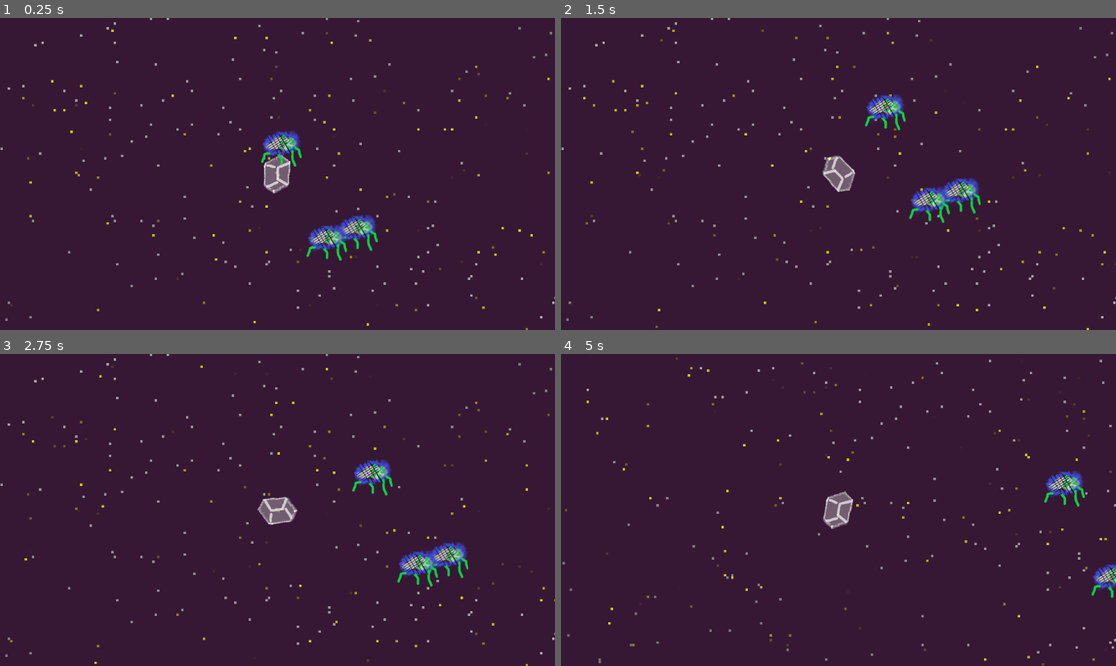
Above: before the commit, frames 1-4 (two rows, left to right).
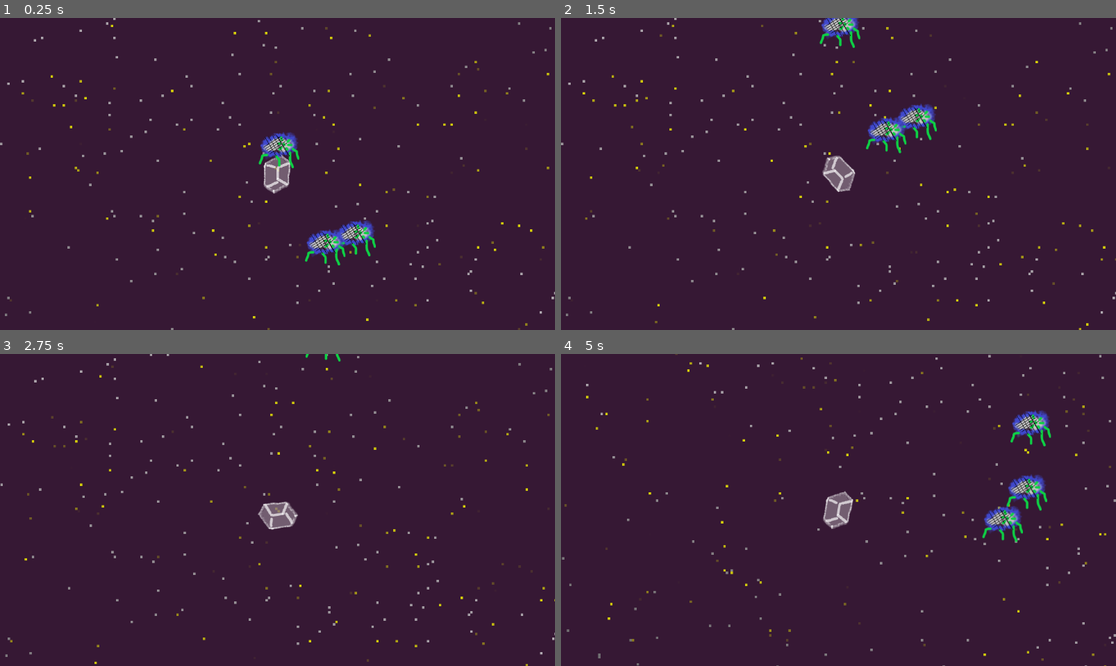
Above: after the commit, the same moments.

Repository: minicago/shika
Game: Godot game, scene res://tests/world test/world Test.tscn
The game is run twice, just before and just after one commit, with the same random seed, the same clock (stepped at 60 frames per second) and the same inputs.
Inputs (mouse positions are in pixels of both pictures, inside the frame that each line leads up to):
- Up to frame 1 (0.25 s): no input
- Up to frame 2 (1.5 s): move the mouse to (960, 158) at 0.52 s; press the mouse at (960, 158) at 0.53 s; hold Right (right) 0.53-1.28 s; move the mouse to (727, 189) at 1.27 s; release the mouse at (727, 189) at 1.28 s; hold Down (down) from 1.28 s (still down); click (727, 189) at 1.35 s
- Up to frame 3 (2.75 s): move the mouse to (333, 441) at 2.02 s; release Down (down) at 2.03 s; press the mouse at (333, 441) at 2.03 s; hold Right (right) from 2.03 s (still down)
- Up to frame 4 (5 s): move the mouse to (810, 572) at 2.77 s; release Right (right) at 2.78 s; release the mouse at (810, 572) at 2.78 s; hold Up (up) 2.78-3.53 s; click (810, 572) at 2.85 s; move the mouse to (1005, 556) at 3.52 s; press the mouse at (1005, 556) at 3.53 s; hold Left (left) from 3.53 s (still down); move the mouse to (672, 463) at 4.27 s; release the mouse at (672, 463) at 4.28 s; click (672, 463) at 4.35 s

The runs differ from the first frame. In frame 1, 3.4% of the frame differs, in the area x 0-100%, y 0-100%; in frame 2, 4.5%; in frame 3, 1.9%; in frame 4, 3.8%.

Commit message:
change AI

Diff:
--- a/scripts/function/objs/home.gd
+++ b/scripts/function/objs/home.gd
@@ -4,6 +4,7 @@
 func bump_info_init():
 	bump_info_append("collider", lowlevel)
 	bump_info_append("type","home")
+	bump_info_append("once", true)
 
 static func _static_init():
 	Register_table.obj_type["home"] = Home_function
--- a/scripts/function/objs/monster.gd
+++ b/scripts/function/objs/monster.gd
@@ -2,18 +2,27 @@
 class_name Monster_function
 
 static func follow_AI(_self:Monster_function ,delta):
-	_self.toward = _self.toward.rotated(delta)
+	if _self.cool_down_check(delta , 2.0) > 0:
+		var world:World = _self.get_father()
+		var rider_pos = world.get_rider().get_obj_position()
+		_self.toward = (rider_pos - _self.position ).normalized()
 	pass
+
+	if _self.cool_down_check(delta , 1.0):
+		_self.speed = Vector2(500.0,0) - _self.speed
+
 
 func AI_init():
 	AI_append("follow")
-	speed = Vector2(100.0,0)
 
+func bump_handler_init():
+	bump_handler_append("box")
 
 func bump_info_init():
 	bump_info_append("collider", lowlevel)
+	bump_info_append("box", 10.0)
 	bump_info_append("type","monster")
-	bump_info_append("once",false)
+	#bump_info_append("once",false)
 
 static func _static_init():
 	Register_table.obj_type["monster"] = Monster_function
--- a/scripts/function/objs/obj.gd
+++ b/scripts/function/objs/obj.gd
@@ -12,6 +12,10 @@
 var bump_handler_dic : Dictionary = {}
 var speed : Vector2 = Vector2.ZERO
 var AI_dic : Dictionary = {}
+var life_time : float = 0.0
+
+func get_father():
+	return lowlevel.get_father()
 
 func get_speed():
 	return speed
@@ -36,10 +40,14 @@
 	return lowlevel.get_polygon()
 
 func function_process(delta):
+	life_time += delta
 	for function in AI_dic:
 		AI_dic[function].call(self, delta)
 	set_obj_position(position + toward * speed.x * delta + toward.rotated(- PI / 2) * speed.y * delta)
 	pass
+
+func cool_down_check(delta : float ,cool_time : float) -> int:
+	return floori ( life_time / cool_time ) - floori ( (life_time - delta) / cool_time )
 
 func bump_handler(info : Dictionary):
 	for handler in bump_handler_dic :
@@ -91,13 +99,20 @@
 ########################################################################
 
 static func bump_handler_once(collidee :Obj_function, info : Dictionary):
-	if info.get("once", true):
+	if info.get("once", false):
 		if not collidee.banlist.get(info.get("collider"), false):
 			collidee.banlist[info.get("collider")] = true
 		else : return
 
+static func bump_handler_box(collidee :Obj_function, info : Dictionary):
+	if info.get("box", -1.0) > 0.0:
+		var dist :Vector2 = collidee.get_obj_position() - info.get("collider").get_obj_position()
+		collidee.set_obj_position(collidee.get_obj_position() + dist.normalized() * info.get("box", -1.0))
+		info.get("collider").set_obj_position(info.get("collider").get_obj_position() - dist.normalized() * info.get("box", -1.0))
+
 static func _static_init():
 	Register_table.handlers["once"] = Callable(Obj_function, "bump_handler_once")
+	Register_table.handlers["box"] = Callable(Obj_function, "bump_handler_box")
 	Register_table.obj_type["obj"] = Obj_function
 	print("obj function static init done")
 
--- a/scripts/function/objs/rider.gd
+++ b/scripts/function/objs/rider.gd
@@ -46,11 +46,13 @@
 
 func bump_handler_init():
 	bump_handler_append("once")
+	bump_handler_append("box")
 	bump_handler_append("home")
 	bump_handler_append("monster")
 
 
 func bump_info_init():
+	bump_info_append("box", 10.0)
 	bump_info_append("collider", lowlevel)
 	bump_info_append("type","rider")
 
--- a/scripts/function/world.gd
+++ b/scripts/function/world.gd
@@ -18,16 +18,16 @@
 
 func instance_rider():
 	rider = Obj.new()
-	rider.obj_init("rider",get_rider_UI(),lowlevel.UI)
+	rider.obj_init("rider",get_rider_UI(),lowlevel)
 
 func instance_home():
 	home = Obj.new()
-	home.obj_init("home",get_home_UI(),lowlevel.UI)
+	home.obj_init("home",get_home_UI(),lowlevel)
 	home.set_obj_position(Vector2(500,500))
 
 func instance_monster():
 	var monster = Obj.new()
-	monster.obj_init("monster",null,lowlevel.UI)
+	monster.obj_init("monster",null,lowlevel)
 	monster.set_obj_position(Vector2(randi_range(-200,200),randi_range(-200,200)))
 	monsters.append(monster)
 
--- a/scripts/lowlevel/obj.gd
+++ b/scripts/lowlevel/obj.gd
@@ -1,8 +1,12 @@
 extends Node
 class_name Obj
 
+var father
 var function : Obj_function
 var UI : Obj_UI
+
+func get_father():
+	return father
 
 func get_speed():
 	return function.get_speed()
@@ -32,10 +36,11 @@
 	return function.function_process(delta)
 
 func obj_init(func_type : String ,binder : Obj_UI = null , father = null):
+	self.father = father
 	function = Register_table.obj_type[func_type].new()
 	if binder == null :
 		UI = Register_table.obj_type[func_type].UI_instance()
-		if father != null : father.add_child(UI)
+		if father != null : father.UI.add_child(UI)
 	else :
 		UI = binder
 	UI.lowlevel = self
Renamed: scripts/function/objs/register_table.gd -> scripts/register_table.gd
